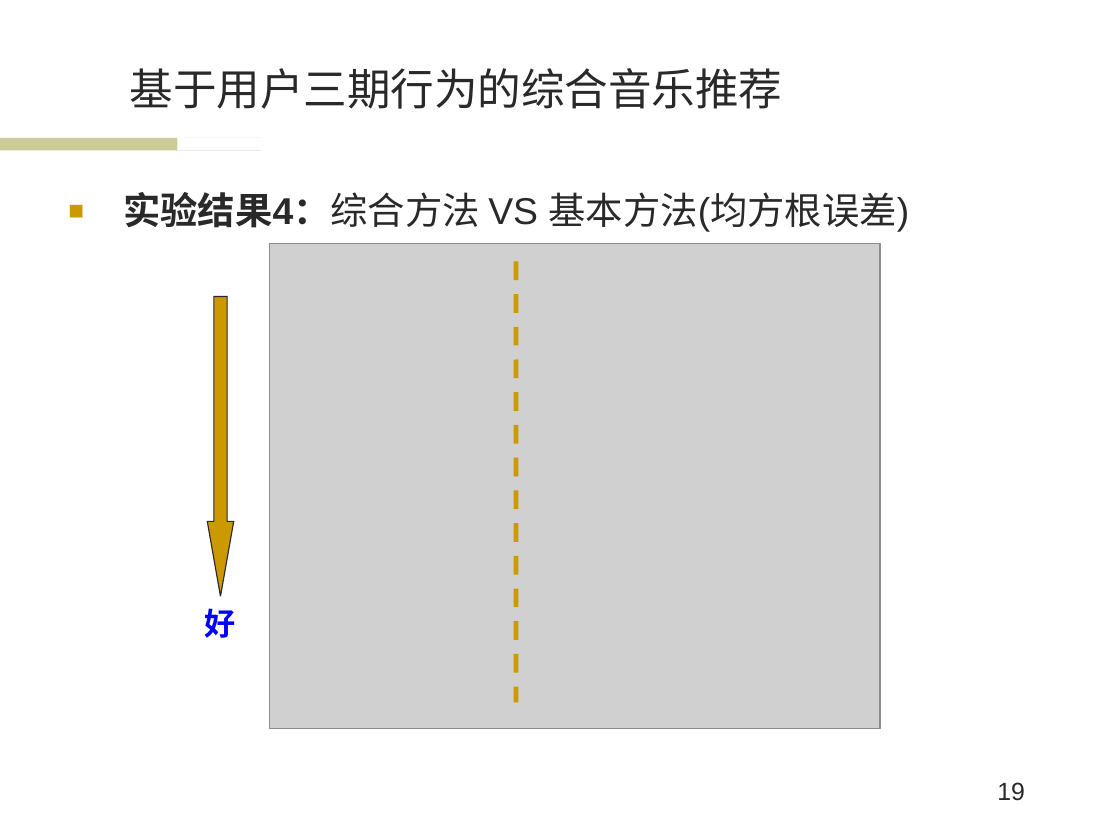
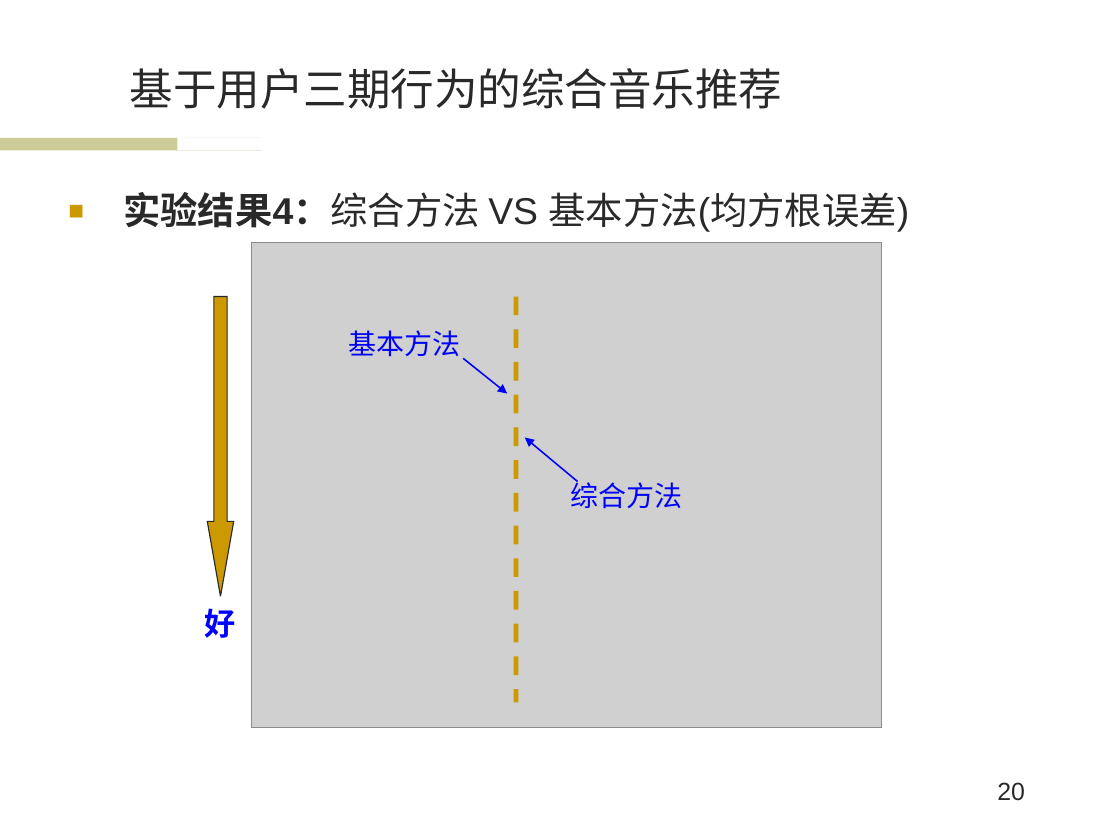
Before and after one commit to wwssttt/NJUThesis, a slide deck: slide 20 of 答辩准备/一种基于时间序列分析的个性化音乐推荐系统及其实现.ppt (slide 19 before the commit). Drawn at 1120x840 pixels with LibreOffice and Linux fonts; fonts in the diff are those of the drawing; grey boxes stand for pictures; background and template pictures are left out. Boxes give left, top, right and bottom in pixels: in the first picture for what was removed or moved away, otherwise in the second. Text is boxed around its words. In the diff, an @@ line names an element or a change of style, - is before the commit and + after.

```diff
--- a/答辩准备/一种基于时间序列分析的个性化音乐推荐系统及其实现.ppt
+++ b/答辩准备/一种基于时间序列分析的个性化音乐推荐系统及其实现.ppt
@@ picture: place and size @@
-picture at <box>269,244,879,729</box>
+picture at <box>252,243,881,728</box>
@@ line moved from (516, 261) - (516, 702) to (516, 297) - (516, 702) @@
@@ text added at <box>349,330,461,357</box>, 18 pt, text #0000FF @@
+基本方法
@@ arrow added from (464, 358) to (507, 393), #0000FF 0.99 pt @@
@@ arrow added from (578, 482) to (525, 438), #0000FF 0.99 pt @@
@@ text added at <box>570,478,682,508</box>, 18 pt, text #0000FF @@
+综合方法
@@ page number at <box>997,782,1025,801</box>: text changed @@
-19
+20
```
Also in this commit, not shown: 4 other slides changed, 1 slide added, 6 other files.
